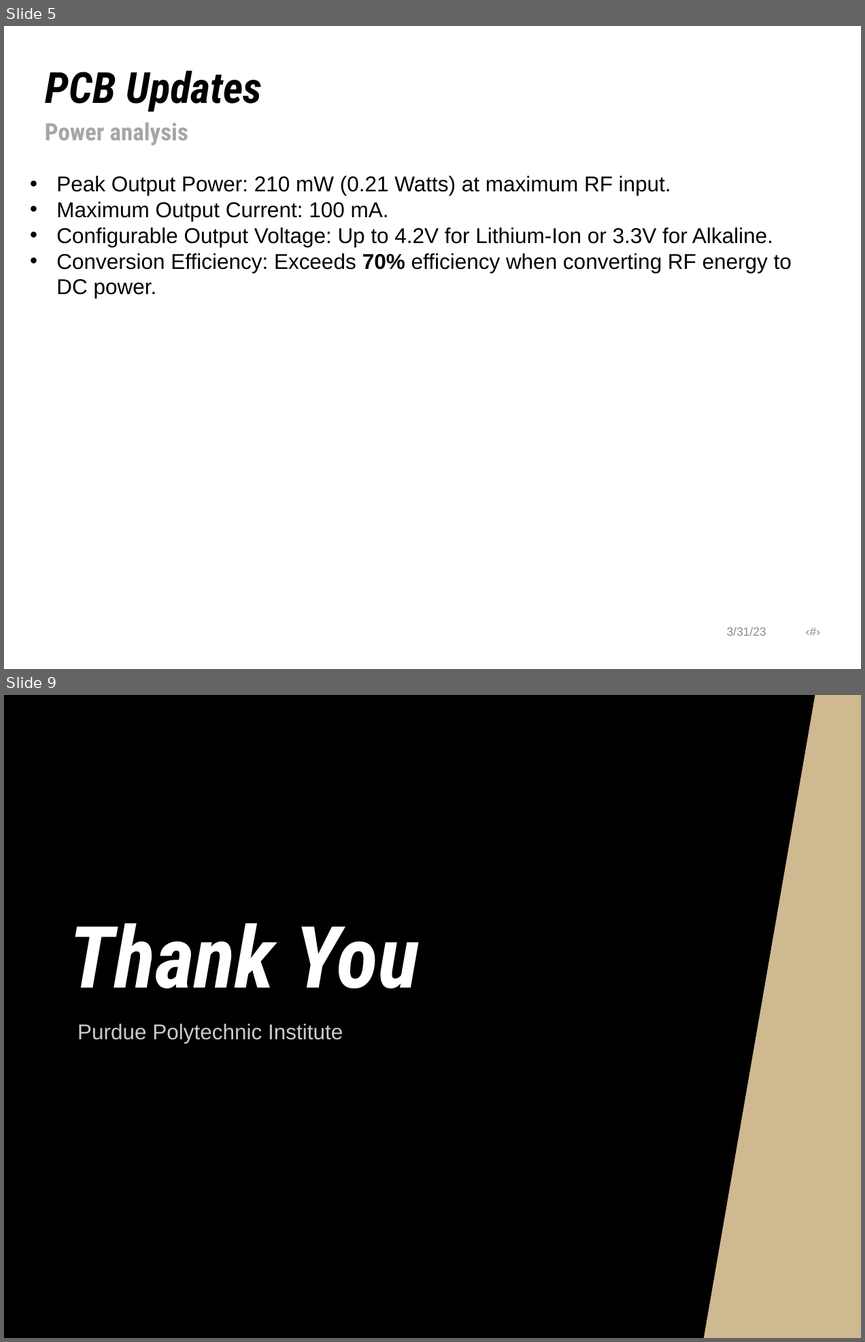
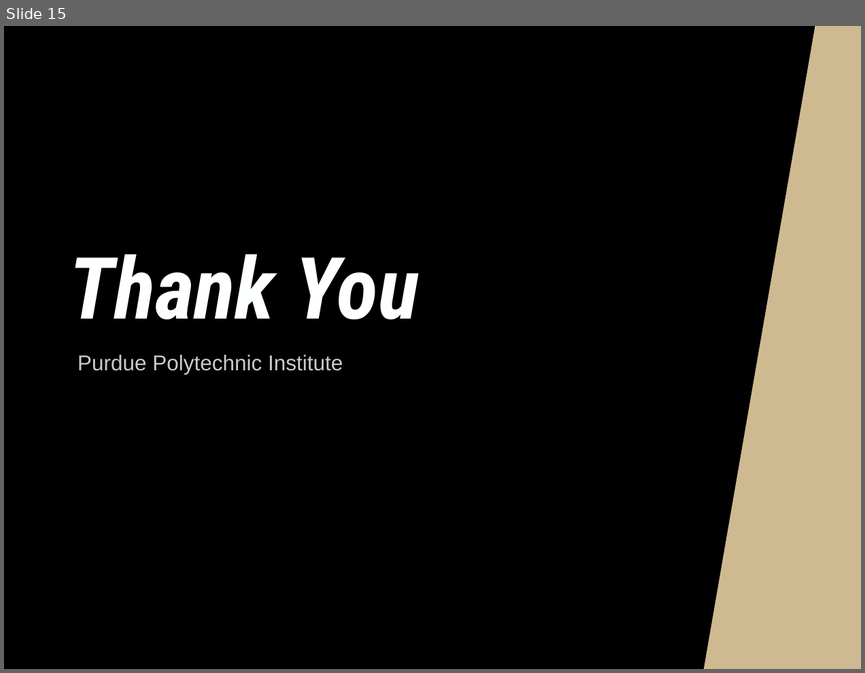
Before and after one commit to NHuang58/Biomedical_Device_PCB, a slide deck: Documentation/Slides/Week_32.pptx. Shown one above the other, each under a label of ours: slides 5 and 9 before the commit, slide 15 after it; the slides between them are not shown. The pictures are 865x1342 and 865x673 pixels, drawn with LibreOffice and Linux fonts; fonts in the diff are those of the drawing; background and template pictures are left out. Boxes give left, top, right and bottom in pixels: in the first picture for what was removed or moved away, otherwise in the second. Text is boxed around its words. In the diff, an @@ line names an element or a change of style, - is before the commit and + after.

```diff
--- a/Documentation/Slides/Week_32.pptx
+++ b/Documentation/Slides/Week_32.pptx
@@ slide 5 removed at (4,26,861,669), background #FEFFFF @@
@@ title removed at (45,70,262,112) @@
-PCB Updates
@@ text removed at (45,123,188,146) @@
-Power analysis
@@ text removed at (56,176,791,298) @@
-• Peak Output Power: 210 mW (0.21 Watts) at maximum RF input.
-• Maximum Output Current: 100 mA.
-• Configurable Output Voltage: Up to 4.2V for Lithium-Ion or 3.3V for Alkaline.
-• Conversion Efficiency: Exceeds 70% efficiency when converting RF energy to DC power.
@@ text removed at (727,626,766,635) @@
-3/31/23 ‹#›
@@ what was slide 9 is now slide 15 @@
```
Also in this commit, not shown: 3 slides changed, 11 slides added, 4 other slides removed, 16 other files.
